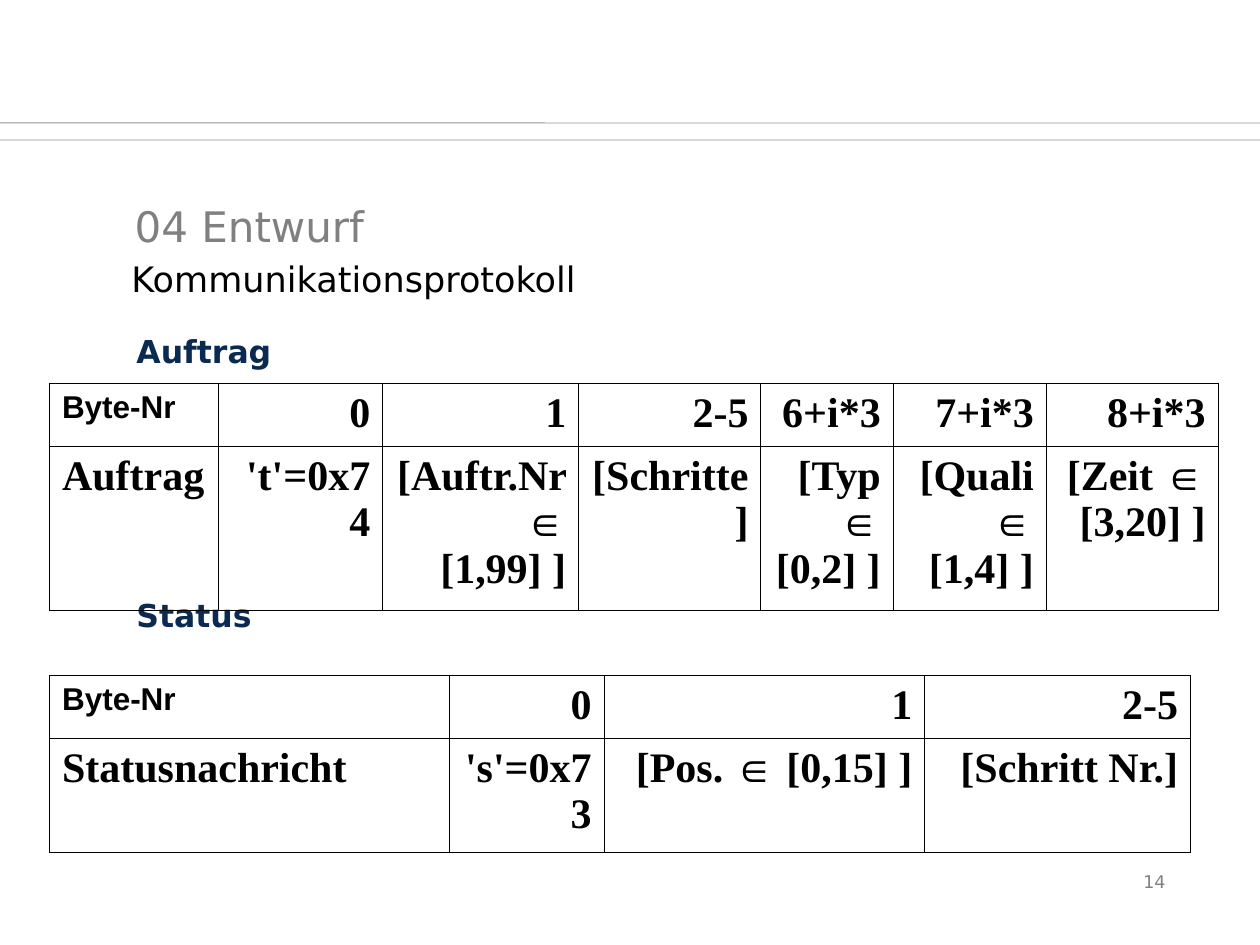
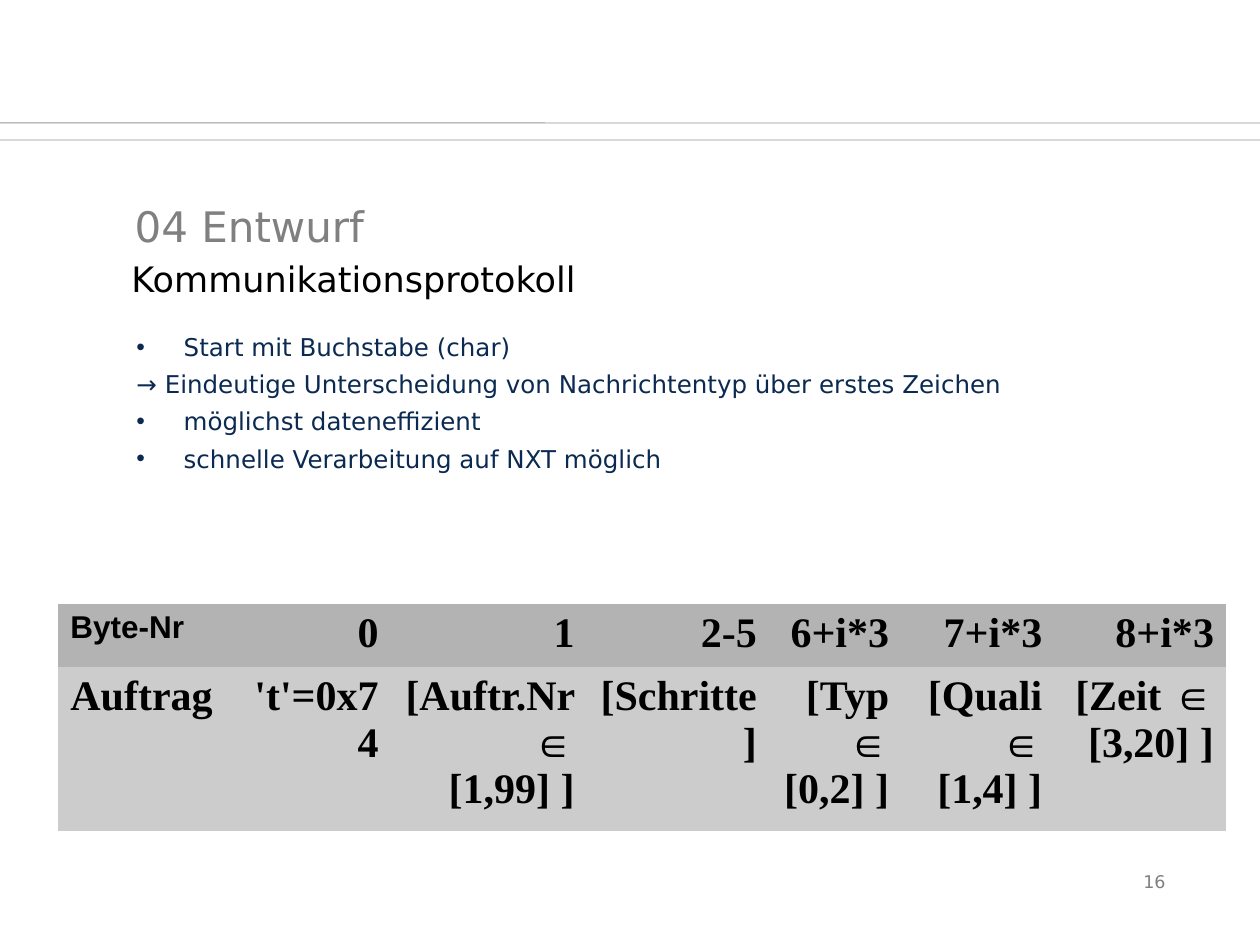
Before and after one commit to SaSteDD/ees_StegStef, a slide deck: slide 16 of präsi/btwf.odp (slide 14 before the commit). Drawn at 1260x945 pixels with LibreOffice and Linux fonts; fonts in the diff are those of the drawing; background and template pictures are left out. Boxes give left, top, right and bottom in pixels: in the first picture for what was removed or moved away, otherwise in the second. Text is boxed around its words. In the diff, an @@ line names an element or a change of style, - is before the commit and + after.

```diff
--- a/präsi/btwf.odp
+++ b/präsi/btwf.odp
@@ text removed at box(136, 339, 271, 628) @@
-Auftrag
-Status
@@ text added at box(165, 337, 1000, 473), 14 pt, text #0B2A51 @@
+• Start mit Buchstabe (char)
+→ Eindeutige Unterscheidung von Nachrichtentyp über erstes Zeichen
+• möglichst dateneffizient
+• schnelle Verarbeitung auf NXT möglich
@@ table at box(58, 604, 1227, 814) @@
@@ fill none to #B3B3B3 in row 1 @@
@@ fill none to #CCCCCC in row 2 @@
@@ borders changed @@
@@ table: place and size @@
-table at box(49, 383, 1218, 594)
+table at box(58, 604, 1227, 814)
@@ table removed at box(49, 675, 1189, 810), 2 rows, 4 columns @@
-Byte-Nr | 0 | 1 | 2-5
-Statusnachricht | 's'=0x73 | [Pos. ∈ [0,15] ] | [Schritt Nr.]
@@ page number at box(1143, 875, 1165, 888): text changed @@
-14
+16
```
Also in this commit, not shown: 10 other slides changed, 5 slides added, 2 slides removed, 11 other files.
